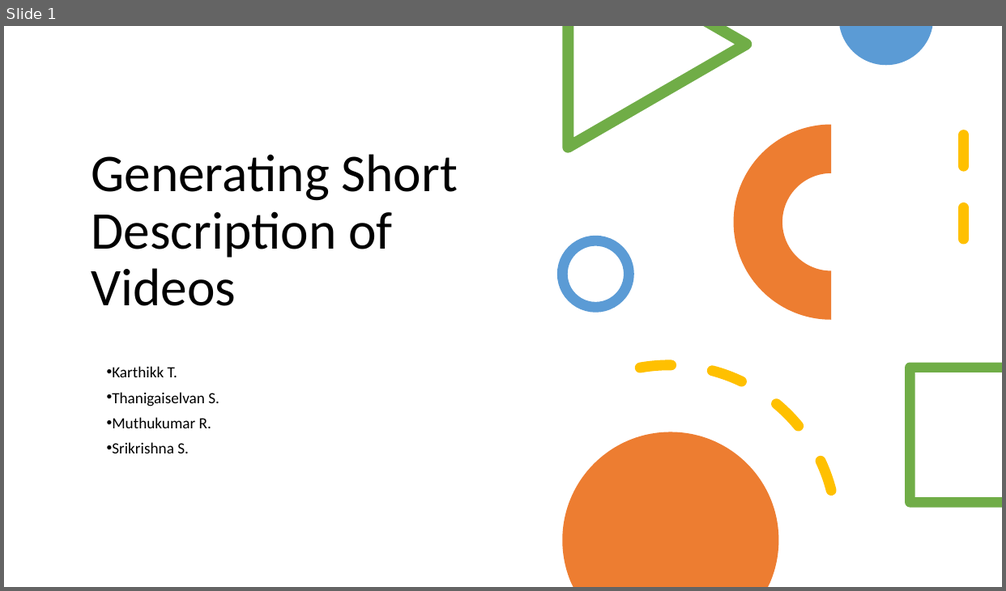
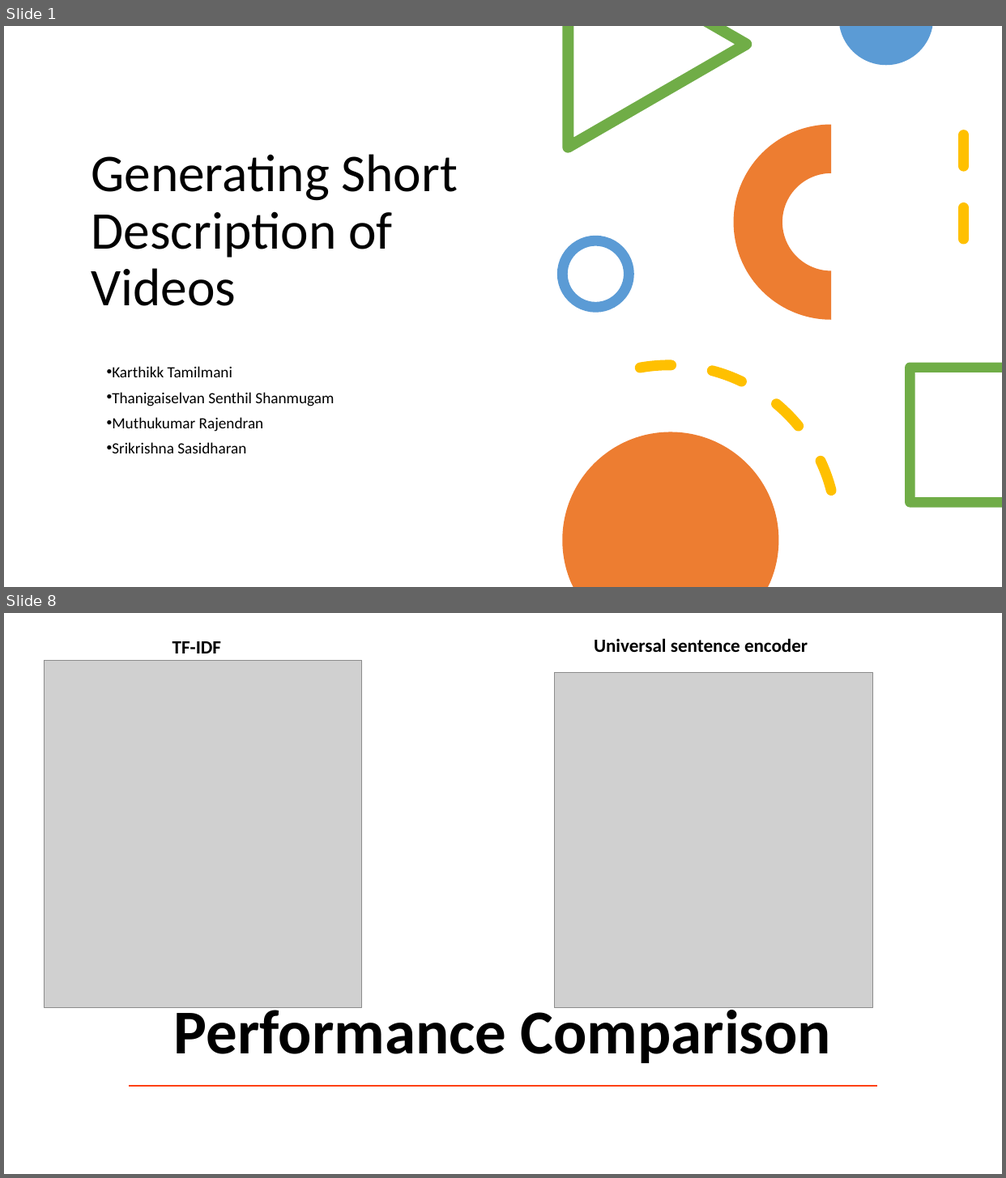
Before and after one commit to karthikktamilmani/Text_Summarization, a slide deck: presentation/p_09.pptx. Shown one above the other, each under a label of ours: slide 1 before the commit, slides 1 and 8 after it; the slides between them are not shown. The pictures are 1006x591 and 1006x1178 pixels, drawn with LibreOffice and Linux fonts; fonts in the diff are those of the drawing; grey boxes stand for pictures. Boxes give left, top, right and bottom in pixels: in the first picture for what was removed or moved away, otherwise in the second. Text is boxed around its words. In the diff, an @@ line names an element or a change of style, - is before the commit and + after.

```diff
--- a/presentation/p_09.pptx
+++ b/presentation/p_09.pptx
@@ slide 8 added at box(4, 613, 1002, 1174), background #FFFFFF @@
@@ picture added at box(44, 660, 362, 1007) @@
@@ text added at box(172, 641, 221, 653), 18 pt, text #000000, bold @@
+TF-IDF
@@ text added at box(594, 638, 808, 652), 18 pt, text #000000, bold @@
+Universal sentence encoder
@@ picture added at box(554, 673, 872, 1007) @@
@@ text added at box(174, 1002, 831, 1063), 60 pt, text #000000, bold @@
+Performance Comparison
@@ line added from (129, 1086) to (878, 1086), #FE4013 1.5 pt @@
@@ slide 1 changed as well @@
@@ subtitle at box(112, 366, 334, 454): text changed @@
-• Karthikk T.
-• Thanigaiselvan S.
-• Muthukumar R.
-• Srikrishna S.
+• Karthikk Tamilmani
+• Thanigaiselvan Senthil Shanmugam
+• Muthukumar Rajendran
+• Srikrishna Sasidharan
```
Also in this commit, not shown: 6 other slides changed, 2 other slides added, 2 slides removed.
